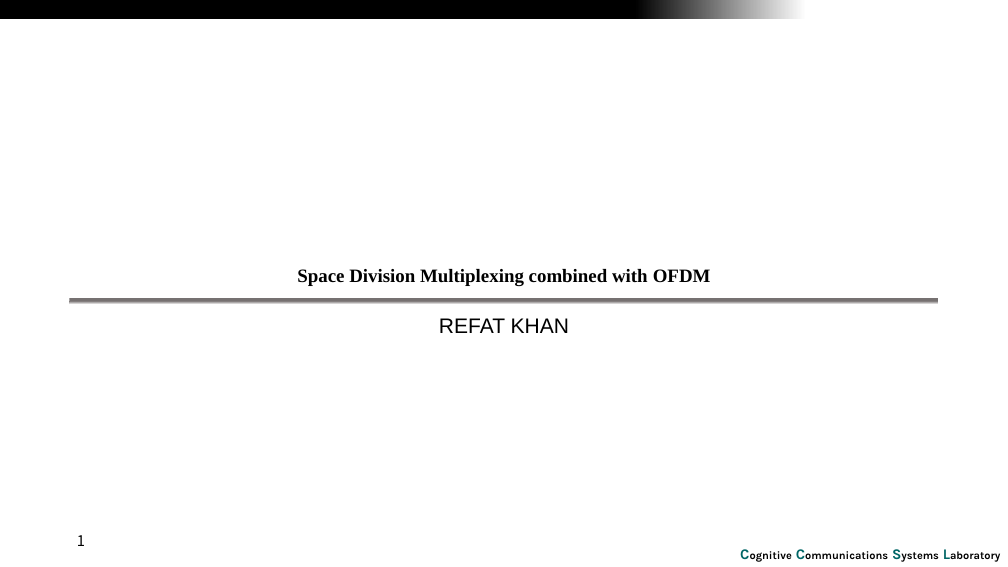
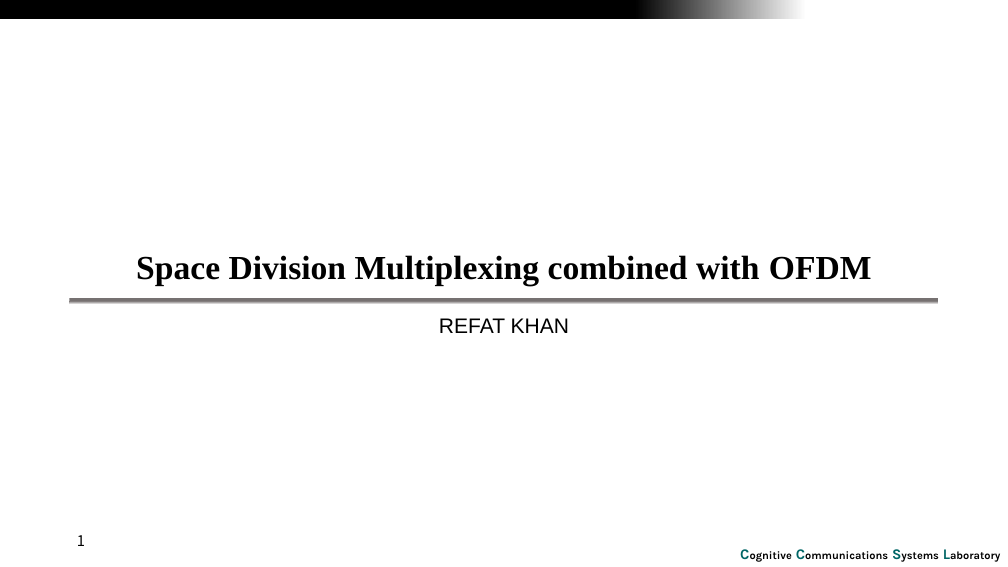
Before and after one commit to RefatHanbat/Presentation-of-SDM, a slide deck: slide 1 of SDM.pptx. Drawn at 1008x567 pixels with LibreOffice and Linux fonts; fonts in the diff are those of the drawing; background and template pictures are left out. Boxes give left, top, right and bottom in pixels: in the first picture for what was removed or moved away, otherwise in the second. Text is boxed around its words. In the diff, an @@ line names an element or a change of style, - is before the commit and + after.

```diff
--- a/SDM.pptx
+++ b/SDM.pptx
@@ title "Space Division Multiplexing combined with ..." at (x1=136, y1=255, x2=872, y2=285): size 18 to 32 pt @@
```
Also in this commit, not shown: 7 slides added.
